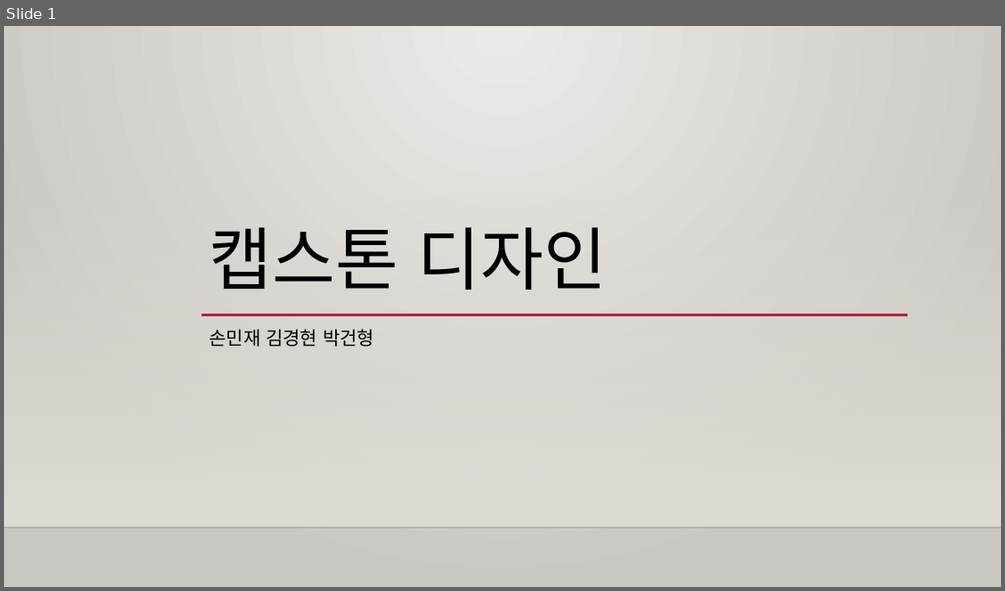
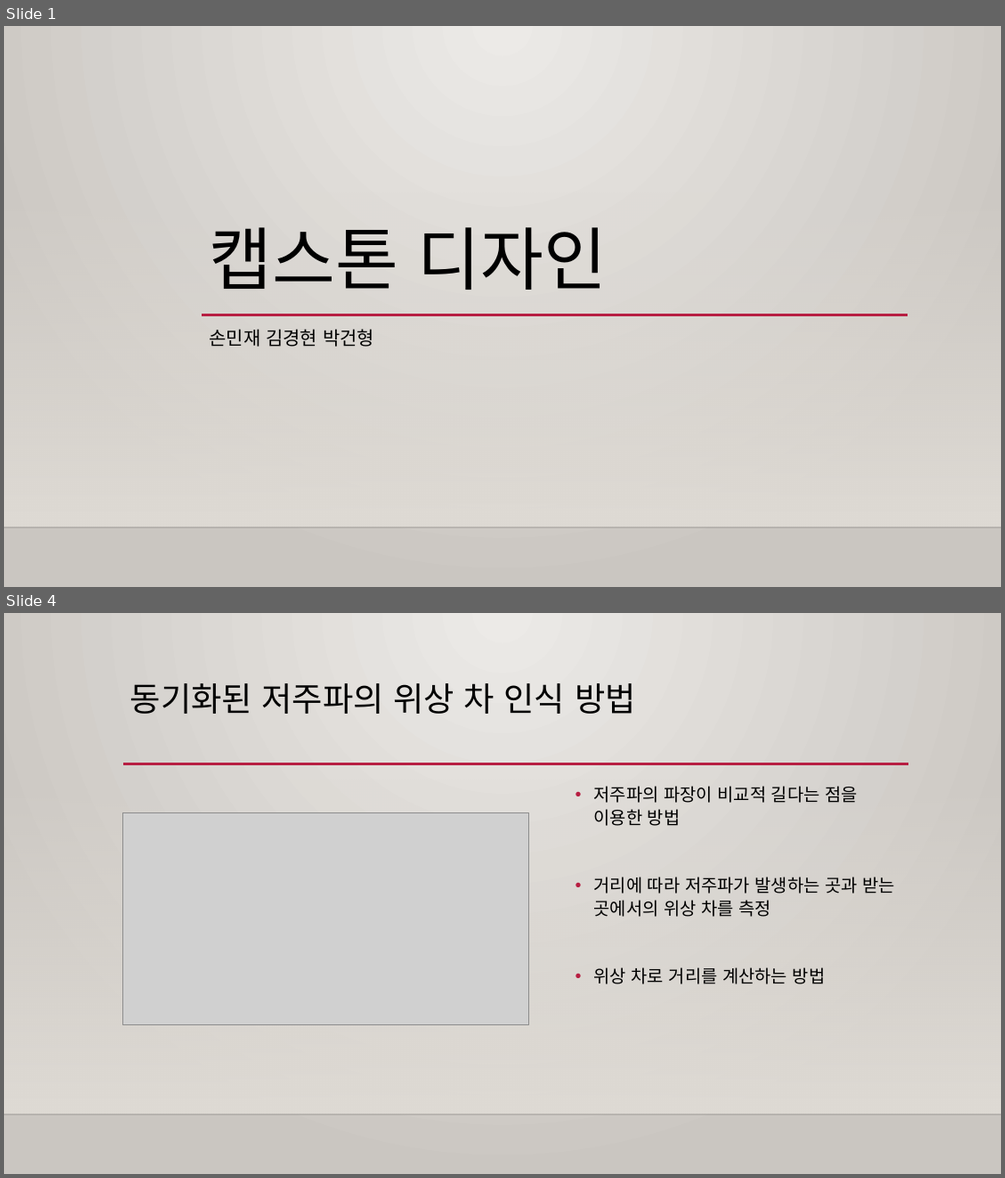
Before and after one commit to Capstone-Design/Documents, a slide deck: 캡스톤디자인발표.pptx. Shown one above the other, each under a label of ours: slide 1 before the commit, slides 1 and 4 after it; the slides between them are not shown. The pictures are 1005x591 and 1005x1178 pixels, drawn with LibreOffice and Linux fonts; fonts in the diff are those of the drawing; grey boxes stand for pictures; background and template pictures are left out. Boxes give left, top, right and bottom in pixels: in the first picture for what was removed or moved away, otherwise in the second. Text is boxed around its words. In the diff, an @@ line names an element or a change of style, - is before the commit and + after.

```diff
--- a/캡스톤디자인발표.pptx
+++ b/캡스톤디자인발표.pptx
@@ slide 4 added at [4, 613, 1001, 1174], background gradient #ECEAE7 to #CAC7C1; not listed: 2 template elements that a slide beside it also shows @@
@@ title added at [130, 683, 636, 714], 32 pt, text #000000 @@
+동기화된 저주파의 위상 차 인식 방법
@@ line added from (123, 764) to (909, 764), #B71E42 2.5 pt @@
@@ text added at [594, 786, 895, 984], 17 pt, text #000000 @@
+• 저주파의 파장이 비교적 길다는 점을 이용한 방법
+• 거리에 따라 저주파가 발생하는 곳과 받는 곳에서의 위상 차를 측정
+• 위상 차로 거리를 계산하는 방법
@@ picture added at [123, 813, 528, 1025] @@
```
Also in this commit, not shown: 1 slide changed, 5 other slides added, 1 slide removed.
